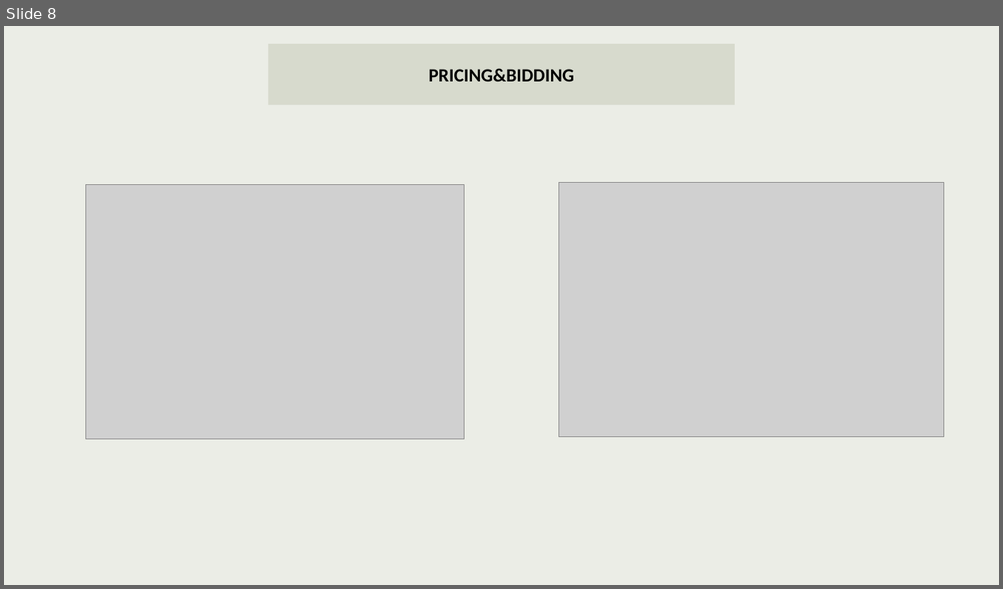
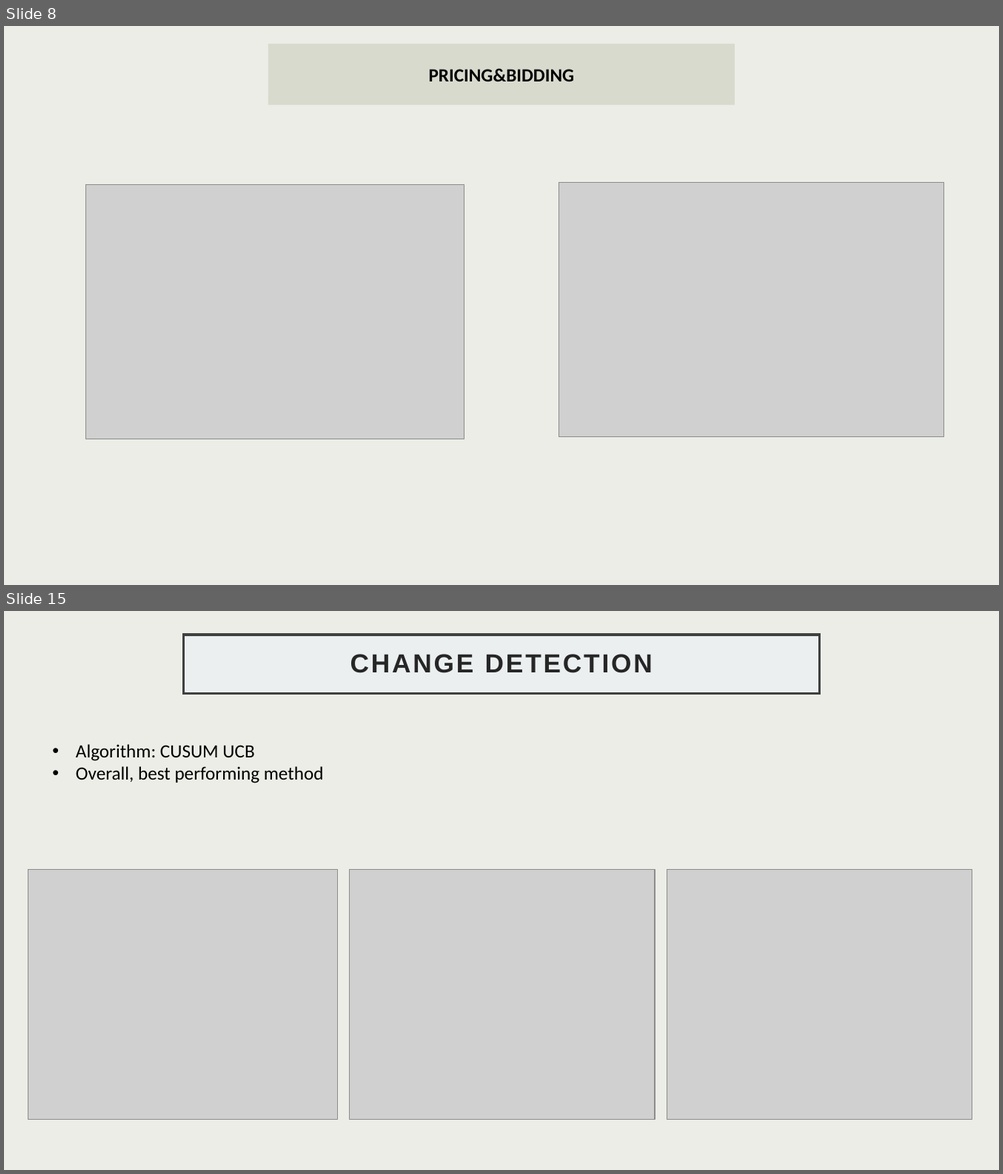
Before and after one commit to GabriFarace/OLA-project, a slide deck: SLIDES.pptx. Shown one above the other, each under a label of ours: slide 8 before the commit, slides 8 and 15 after it; the slides between them are not shown. The pictures are 1003x589 and 1003x1174 pixels, drawn with LibreOffice and Linux fonts; fonts in the diff are those of the drawing; grey boxes stand for pictures. Boxes give left, top, right and bottom in pixels: in the first picture for what was removed or moved away, otherwise in the second. Text is boxed around its words. In the diff, an @@ line names an element or a change of style, - is before the commit and + after.

```diff
--- a/SLIDES.pptx
+++ b/SLIDES.pptx
@@ slide 15 added at (x1=4, y1=611, x2=999, y2=1170), background #EBEDE6 @@
@@ title added at (x1=183, y1=635, x2=819, y2=694), fill #EBEFF0, outline #404040 2.5 pt, 25.2 pt, text #262626, bold @@
+CHANGE DETECTION
@@ text added at (x1=76, y1=744, x2=324, y2=783), 18 pt, text #000000 @@
+• Algorithm: CUSUM UCB
+• Overall, best performing method
@@ picture added at (x1=28, y1=870, x2=338, y2=1120) @@
@@ picture added at (x1=350, y1=870, x2=654, y2=1120) @@
@@ picture added at (x1=666, y1=870, x2=972, y2=1120) @@
```
Also in this commit, not shown: 8 other slides added, 2 other files.
